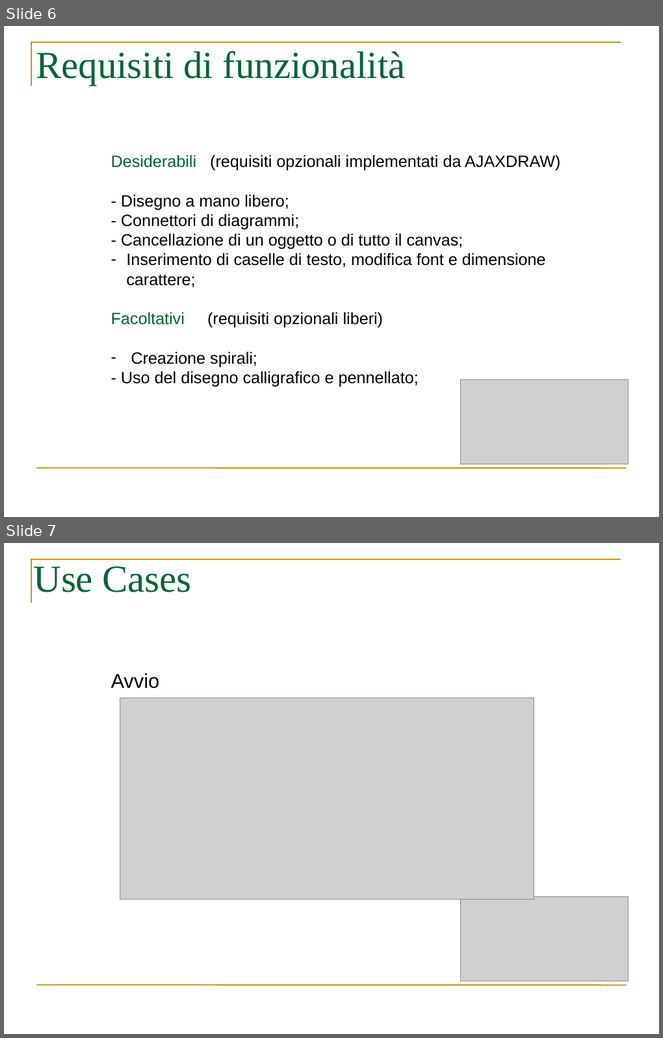
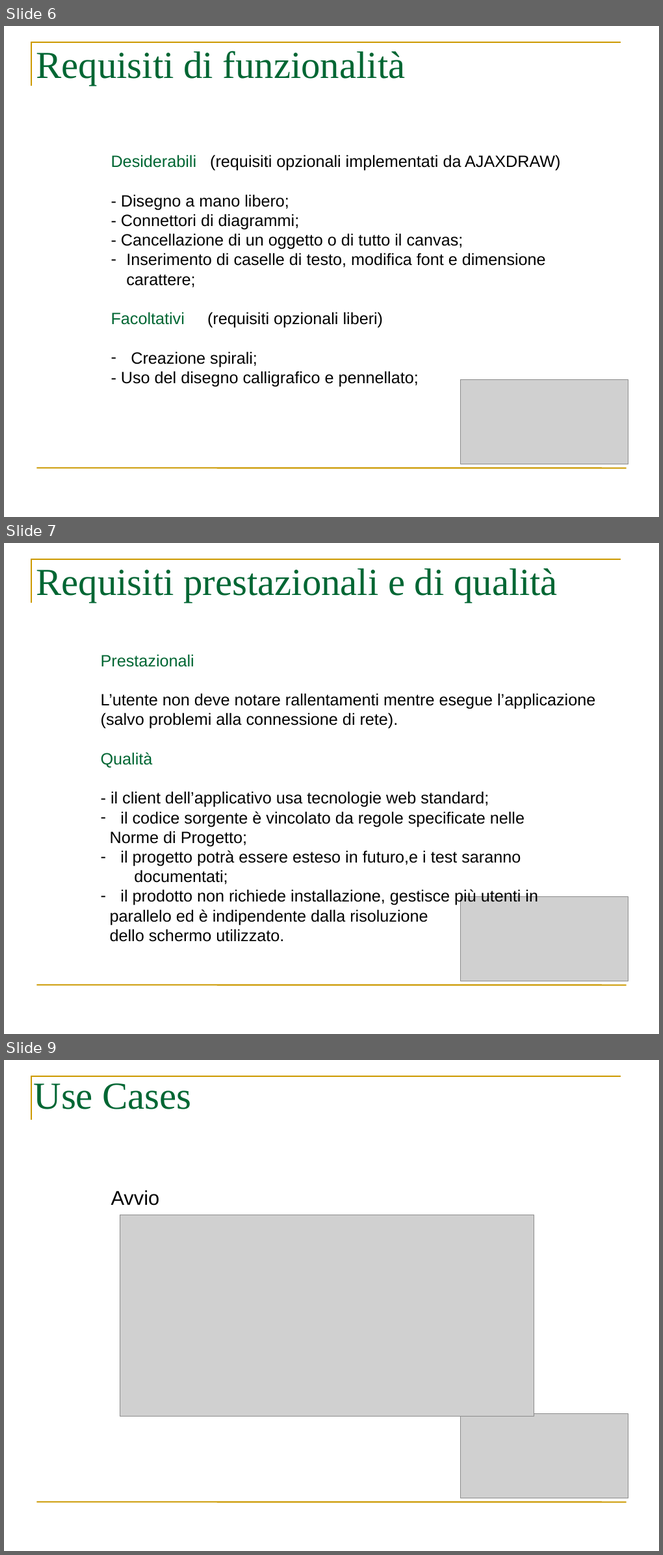
Before and after one commit to webshape/ajaxdraw, a slide deck: doc/PresentazioneRR/PresentazioneAnalisiDeiRequisiti.ppt. Shown one above the other, each under a label of ours: slides 6 and 7 before the commit, slides 6, 7 and 9 after it; the slides between them are not shown. The pictures are 663x1038 and 663x1555 pixels, drawn with LibreOffice and Linux fonts; fonts in the diff are those of the drawing; grey boxes stand for pictures. Boxes give left, top, right and bottom in pixels: in the first picture for what was removed or moved away, otherwise in the second. Text is boxed around its words. In the diff, an @@ line names an element or a change of style, - is before the commit and + after.

```diff
--- a/doc/PresentazioneRR/PresentazioneAnalisiDeiRequisiti.ppt
+++ b/doc/PresentazioneRR/PresentazioneAnalisiDeiRequisiti.ppt
@@ slide 7 added at (4,543,659,1034), background #FFFFFF; not listed: 2 template elements that a slide beside it also shows @@
@@ title added at (36,568,558,602), 42 pt, text #006633 @@
+Requisiti prestazionali e di qualità
@@ text added at (101,654,596,942), 18 pt, text #000000 @@
+Prestazionali
+L’utente non deve notare rallentamenti mentre esegue l’applicazione (salvo problemi alla connessione di rete).
+Qualità
+- il client dell’applicativo usa tecnologie web standard;
+– il codice sorgente è vincolato da regole specificate nelle
+Norme di Progetto;
+– il progetto potrà essere esteso in futuro,e i test saranno documentati;
+– il prodotto non richiede installazione, gestisce più utenti in
+parallelo ed è indipendente dalla risoluzione dello schermo utilizzato.
@@ picture added at (461,897,629,981) @@
@@ what was slide 7 is now slide 9 @@
```
Also in this commit, not shown: 1 other slide added.
